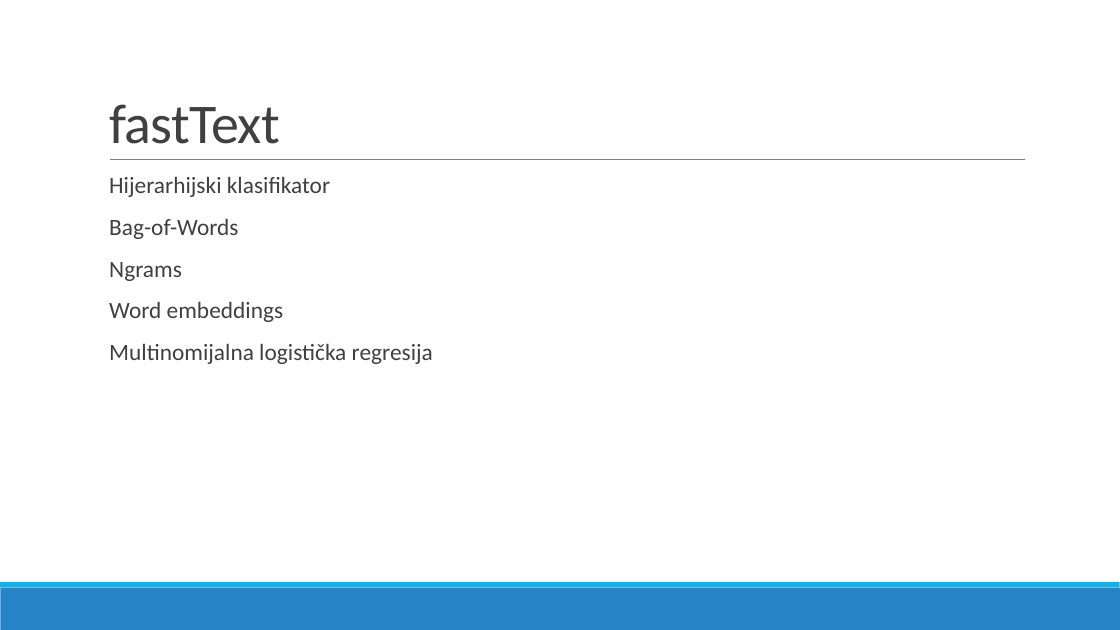
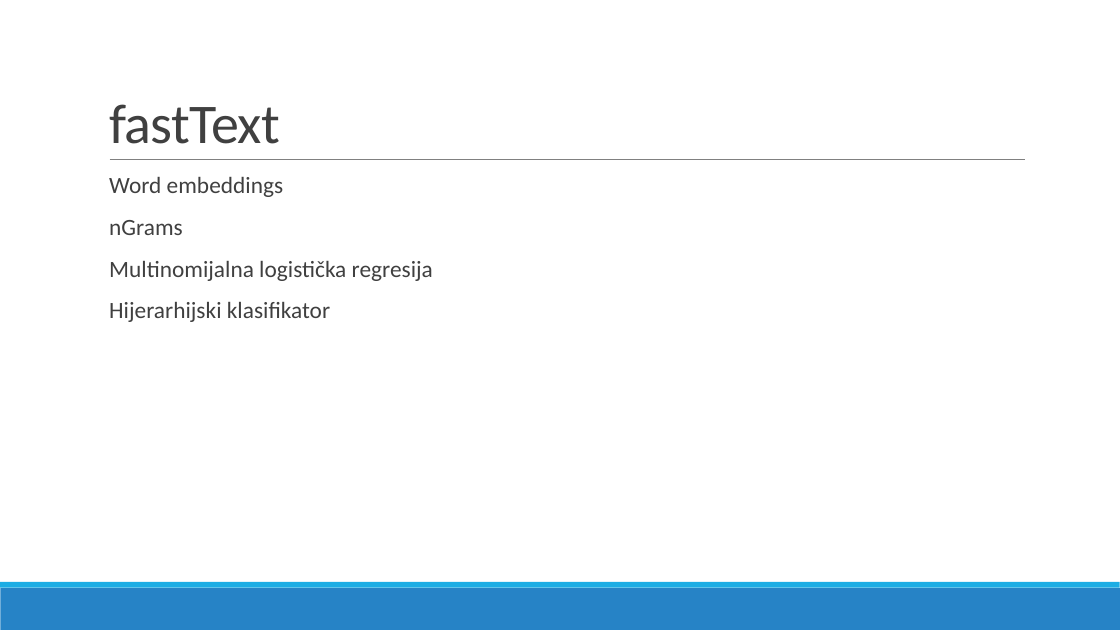
Before and after one commit to dzijo/imdb-genre-classification, a slide deck: slide 6 of Prezentacija/IMDb genre classification.pptx (slide 4 before the commit). Drawn at 1120x630 pixels with LibreOffice and Linux fonts; fonts in the diff are those of the drawing. Boxes give left, top, right and bottom in pixels: in the first picture for what was removed or moved away, otherwise in the second. Text is boxed around its words. In the diff, an @@ line names an element or a change of style, - is before the commit and + after.

Commit message:
Fixed presentation

```diff
--- a/Prezentacija/IMDb genre classification.pptx
+++ b/Prezentacija/IMDb genre classification.pptx
@@ text at [109, 177, 433, 281]: paragraphs added @@
+  Word embeddings
+  nGrams
+  Multinomijalna logistička regresija
@@ text at [109, 219, 433, 364]: paragraphs removed @@
-  Bag-of-Words
-  Ngrams
-  Word embeddings
-  Multinomijalna logistička regresija
```
Also in this commit, not shown: 2 other slides changed, 9 slides added, 4 slides removed.
